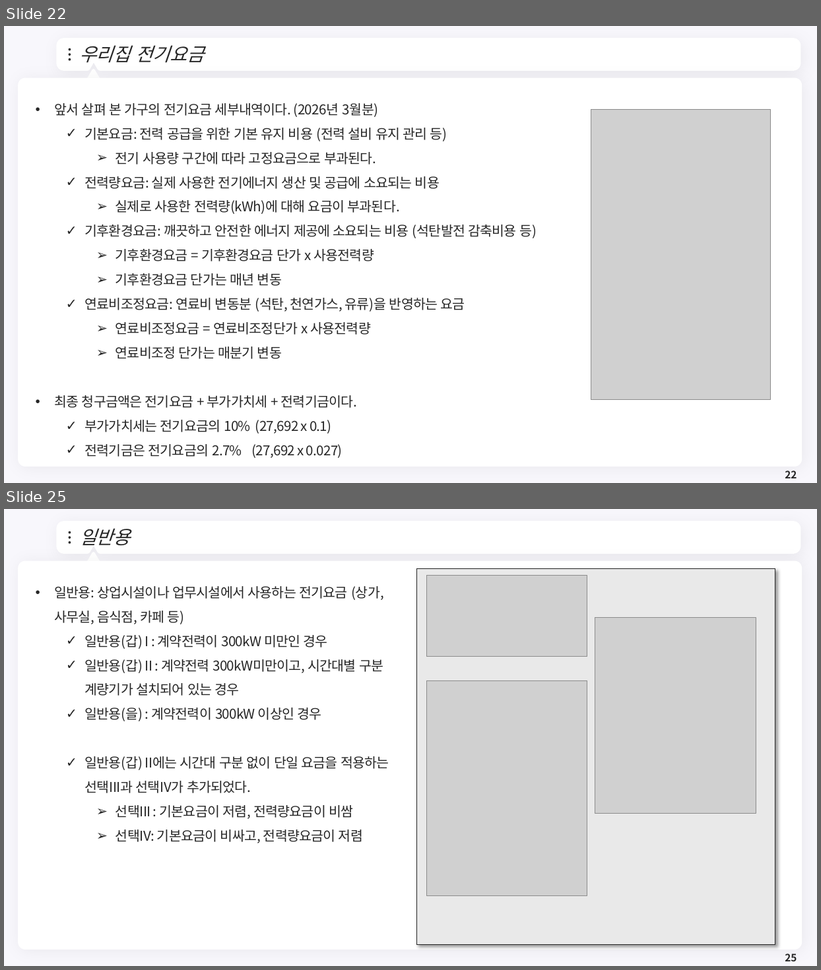
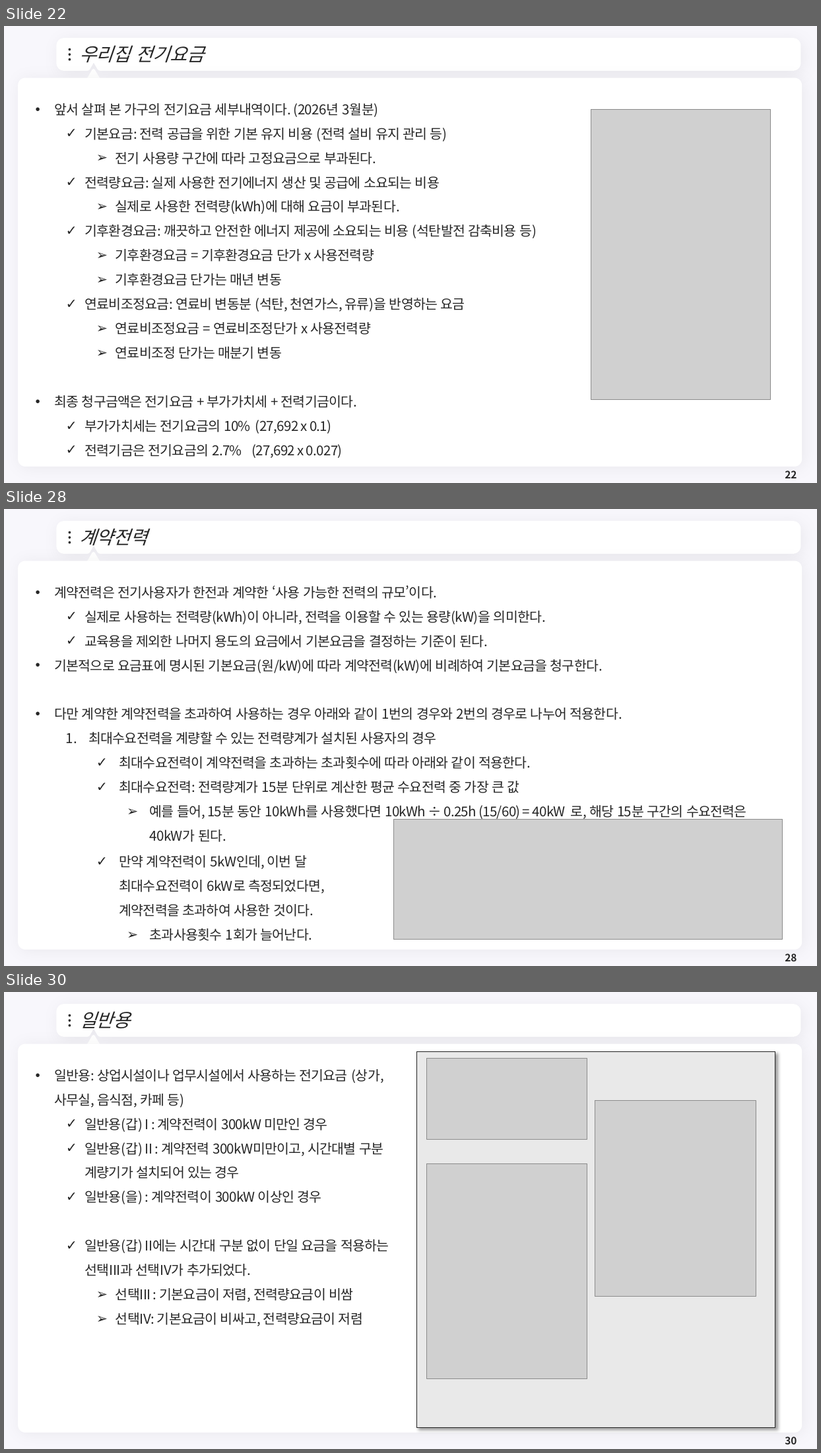
Before and after one commit to meandthey/Teaching, a slide deck: 에너지경제학/자원에너지경제학_Chapter_2.pptx. Shown one above the other, each under a label of ours: slides 22 and 25 before the commit, slides 22, 28 and 30 after it; the slides between them are not shown. The pictures are 821x970 and 821x1453 pixels, drawn with LibreOffice and Linux fonts; fonts in the diff are those of the drawing; grey boxes stand for pictures; background and template pictures are left out. Boxes give left, top, right and bottom in pixels: in the first picture for what was removed or moved away, otherwise in the second. Text is boxed around its words. In the diff, an @@ line names an element or a change of style, - is before the commit and + after.

```diff
--- a/에너지경제학/자원에너지경제학_Chapter_2.pptx
+++ b/에너지경제학/자원에너지경제학_Chapter_2.pptx
@@ slide 28 added at (4, 509, 817, 966), background #F8F7FC; not listed: 7 template elements that a slide beside it also shows @@
@@ title added at (79, 528, 148, 546), 22 pt, text #262626, italic @@
+계약전력
@@ text added at (54, 586, 747, 842), 16 pt, text #262626 @@
+• 계약전력은 전기사용자가 한전과 계약한 ‘사용 가능한 전력의 규모’이다.
+  ✓ 실제로 사용하는 전력량(kWh)이 아니라, 전력을 이용할 수 있는 용량(kW)을 의미한다.
+  ✓ 교육용을 제외한 나머지 용도의 요금에서 기본요금을 결정하는 기준이 된다.
+• 기본적으로 요금표에 명시된 기본요금(원/kW)에 따라 계약전력(kW)에 비례하여 기본요금을 청구한다.
+• 다만 계약한 계약전력을 초과하여 사용하는 경우 아래와 같이 1번의 경우와 2번의 경우로 나누어 적용한다.
+  1. 최대수요전력을 계량할 수 있는 전력량계가 설치된 사용자의 경우
+    ✓ 최대수요전력이 계약전력을 초과하는 초과횟수에 따라 아래와 같이 적용한다.
+    ✓ 최대수요전력: 전력량계가 15분 단위로 계산한 평균 수요전력 중 가장 큰 값
+      ➢ 예를 들어, 15분 동안 10kWh를 사용했다면 10kWh ÷ 0.25h (15/60) = 40kW 로, 해당 15분 구간의 수요전력은 40kW가 된다.
@@ picture added at (395, 819, 783, 940) @@
@@ text added at (120, 855, 325, 941), 16 pt, text #262626 @@
+    ✓ 만약 계약전력이 5kW인데, 이번 달 최대수요전력이 6kW로 측정되었다면, 계약전력을 초과하여 사용한 것이다.
+      ➢ 초과사용횟수 1회가 늘어난다.
@@ page number added at (785, 954, 797, 962), 12 pt, text #262626, bold @@
+28
@@ what was slide 25 is now slide 30 @@
@@ page number at (785, 1437, 797, 1445): text changed @@
-25
+30
```
Also in this commit, not shown: 3 slides changed, 4 other slides added.
